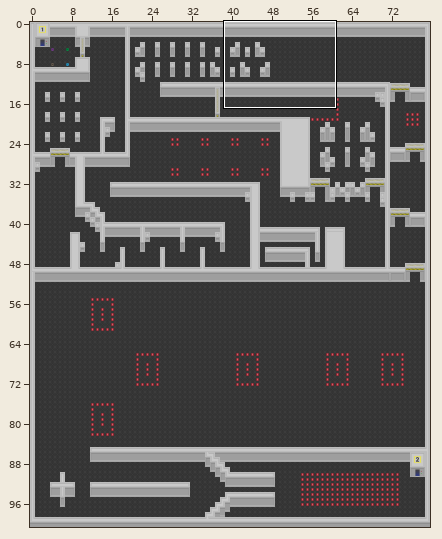
Two states of a Tiled map, core/assets/maps/level-1.tmx. Above, an overview of the earlier version with the close-up marked.
Close-up. As it was:
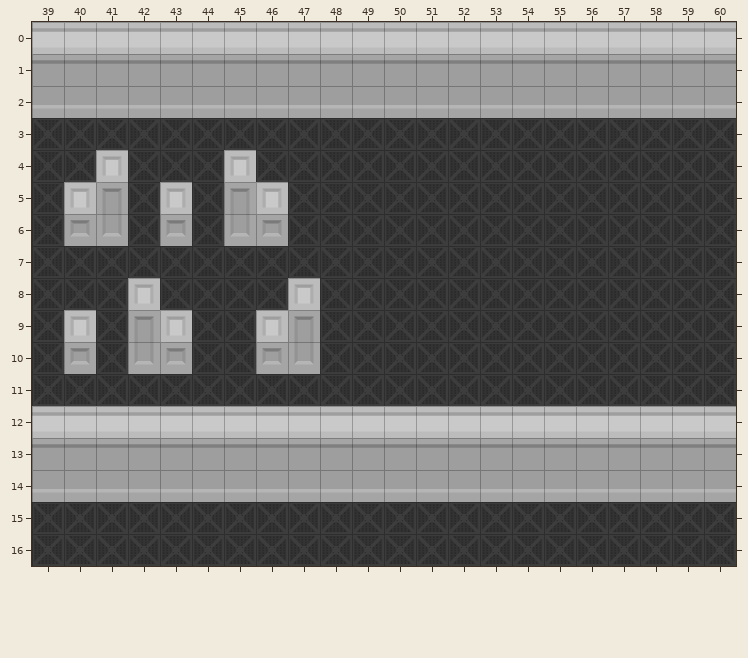
Cells are 32x32 px. Shown: x 39..60, y 0..16. The commit also changed other parts of the map, which this record leaves out.
After:
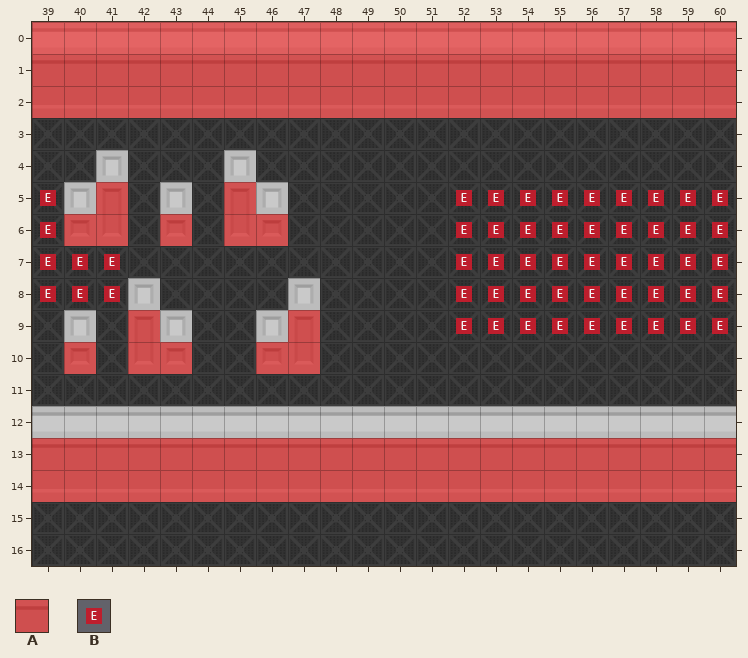
Key: from "collisions": A 5; from "meta": B 6.
_ is an empty cell.
Tiles of an added or newly shown layer are drawn over the layers below it.
See-through tiles are keyed as they look on the map.
The commit says: door and trigger collisions
Difference:
Layer "Collisions" (now shown):
y 0..2: x 39..60 ______________________ -> AAAAAAAAAAAAAAAAAAAAAA
y 5: x 41 _ -> A; x 45 _ -> A
y 6: x 40..41 __ -> AA; x 43 _ -> A; x 45..46 __ -> AA
y 9: x 42 _ -> A; x 47 _ -> A
y 10: x 40 _ -> A; x 42..43 __ -> AA; x 46..47 __ -> AA
y 13..14: x 39..60 ______________________ -> AAAAAAAAAAAAAAAAAAAAAA
Layer "Meta":
y 5..6: x 39 _ -> B; x 52..60 _________ -> BBBBBBBBB
y 7..8: x 39..41 ___ -> BBB; x 52..60 _________ -> BBBBBBBBB
y 9: x 52..60 _________ -> BBBBBBBBB
Boxes around the changes in both close-ups, in picture pixels (x1, y1, x2, y2):
added: (32, 22, 736, 118)
added: (40, 182, 192, 374)
added: (224, 182, 288, 246)
added: (456, 190, 728, 334)
added: (256, 310, 320, 374)
added: (32, 438, 736, 502)
